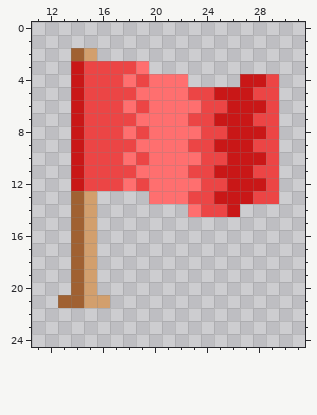
Pixel-art sprite -- assets/flag.png. The picture above is the old version.
The file is 32x32 pixels. Shown: x 11..31, y 0..24.
Now the later version:
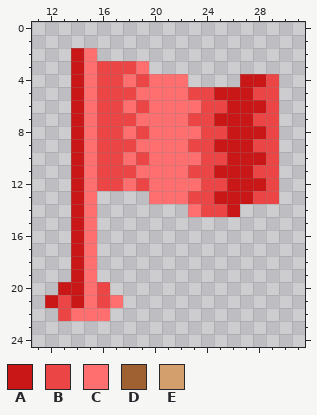
Palette (. is transparent): A #c91717  B #ec4545  C #ff6f6f  D #a06132  E #d29f6d
Diff:
y 2: x 14..15 DE -> AC
y 3..12: x 15 B -> C
y 13..19: x 14..15 DE -> AC
y 20: x 13..16 .DE. -> AACB
y 21: x 12..17 .DDEE. -> ABACBC
y 22: x 13..16 .... -> BCCC
Changed places in both pictures, as pixel boxes (x1, y1, x2, y2):
changed: (45, 48, 123, 321)
